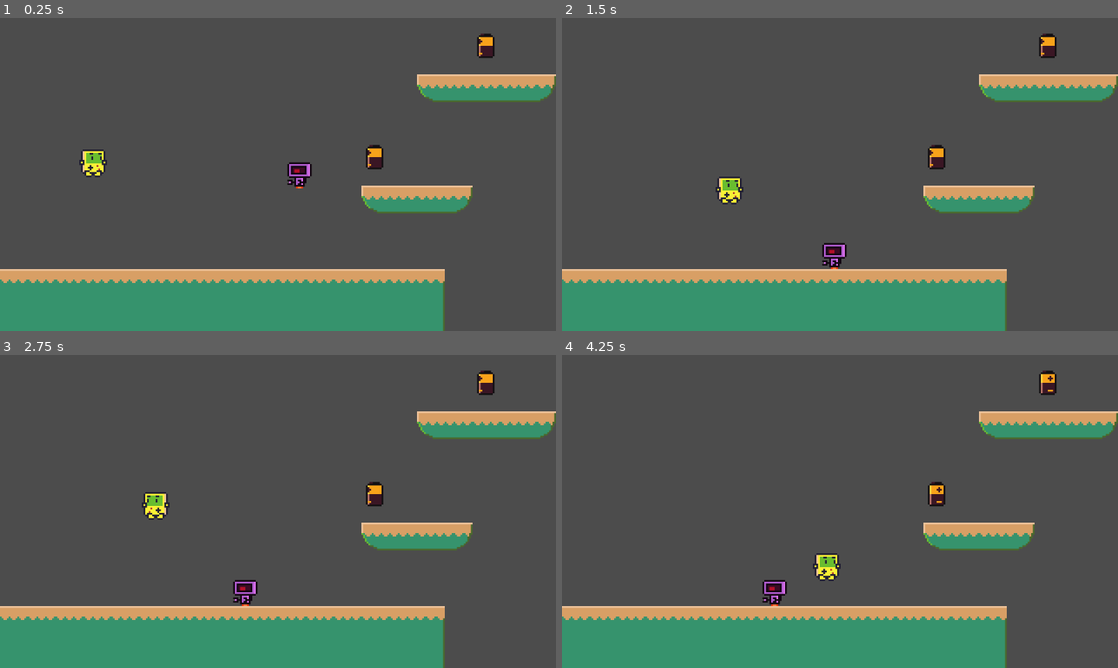
Above: before the commit, frames 1-4 (two rows, left to right).
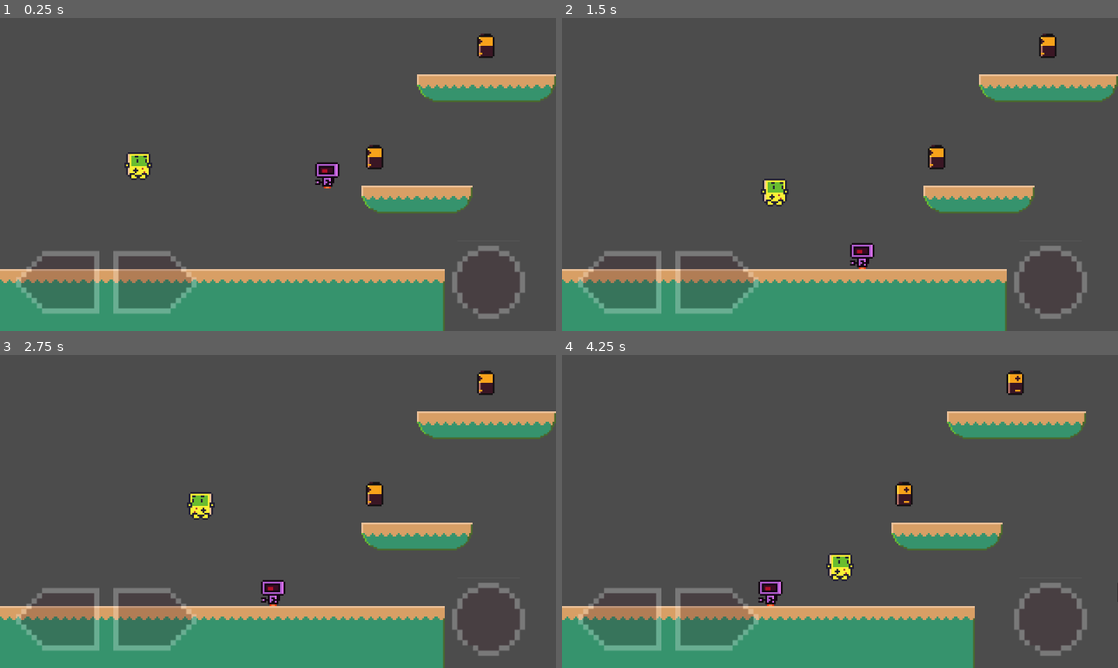
Above: after the commit, the same moments.

Repository: fuzhouch/colin-platformer-project
Game: Godot game, scene res://Level1.tscn
The game is run twice, just before and just after one commit, with the same random seed, the same clock (stepped at 60 frames per second) and the same inputs.
Inputs:
- Up to frame 1 (0.25 s): no input
- Up to frame 2 (1.5 s): hold Right (ui_right) from 0.53 s (still down); tap Up (ui_up) at 0.6, 0.77, 1.07, 1.35 s
- Up to frame 3 (2.75 s): tap Up (ui_up) at 1.52, 1.82, 2.1 s; release Right (ui_right) at 2.03 s; hold Left (ui_left) from 2.03 s (still down)
- Up to frame 4 (4.25 s): release Left (ui_left) at 2.78 s; hold Right (ui_right) from 2.78 s (still down); tap Up (ui_up) at 2.85, 3.02, 3.32, 3.6, 3.77, 4.07 s

The runs differ from the first frame. In frame 1, 6.0% of the frame differs, in the area x 2-95%, y 42-96%; in frame 2, 6.0%; in frame 3, 6.0%; in frame 4, 10%, in the area x 0-100%, y 4-100%.

Commit message:
[FIX] Fine tune touch input sensitivity.
How it work: Enlarge touch area detection area from (10,10) to (32,32),
which covers all input area.

Diff:
--- a/Level1.tscn
+++ b/Level1.tscn
@@ -90,7 +90,7 @@
 [node name="Enemies" type="Node2D" parent="."]
 
 [node name="Enemy1" parent="Enemies" instance=ExtResource( 4 )]
-position = Vector2( 704, 319 )
+position = Vector2( 768, 319 )
 __meta__ = {
 "_edit_group_": true
 }
@@ -109,7 +109,7 @@
 }
 
 [node name="Steve" parent="." instance=ExtResource( 2 )]
-position = Vector2( 216, 314 )
+position = Vector2( 320, 319 )
 
 [node name="Camera2D" type="Camera2D" parent="Steve"]
 position = Vector2( 0, -136 )
@@ -127,7 +127,7 @@
 [node name="HeadsUpDisplay" type="CanvasLayer" parent="."]
 
 [node name="TouchscreenJoypad" parent="HeadsUpDisplay" instance=ExtResource( 5 )]
-position = Vector2( 96, -64 )
+position = Vector2( 0, 0 )
 __meta__ = {
 "_edit_group_": true
 }
--- a/Level2.tscn
+++ b/Level2.tscn
@@ -1,7 +1,8 @@
-[gd_scene load_steps=7 format=2]
+[gd_scene load_steps=8 format=2]
 
 [ext_resource path="res://world.tres" type="TileSet" id=1]
 [ext_resource path="res://Steve.tscn" type="PackedScene" id=2]
+[ext_resource path="res://TouchscreenJoypad.tscn" type="PackedScene" id=3]
 
 [sub_resource type="RectangleShape2D" id=1]
 extents = Vector2( 96, 32.2697 )
@@ -73,5 +74,10 @@
 position = Vector2( 64, 32 )
 shape = SubResource( 4 )
 
+[node name="HeadsUpDisplay" type="CanvasLayer" parent="."]
+
+[node name="TouchscreenJoypad" parent="HeadsUpDisplay" instance=ExtResource( 3 )]
+position = Vector2( 0, 0 )
+
 [connection signal="body_entered" from="GameOverDetectArea2D" to="Steve" method="_on_GameOverDetectArea2D_body_entered"]
 [connection signal="body_entered" from="GameWinDetectArea2D" to="Steve" method="_on_GameWinDetectArea2D_body_entered"]
--- a/TouchscreenJoypad.tscn
+++ b/TouchscreenJoypad.tscn
@@ -2,6 +2,18 @@
 
 [ext_resource path="res://assets/joystick-0001.png" type="Texture" id=1]
 [ext_resource path="res://TouchscreenJoypad.gd" type="Script" id=2]
+
+[sub_resource type="AtlasTexture" id=2]
+flags = 4
+atlas = ExtResource( 1 )
+region = Rect2( 64, 0, 64, 64 )
+
+[sub_resource type="AtlasTexture" id=12]
+flags = 4
+atlas = ExtResource( 1 )
+region = Rect2( 320, 0, 64, 64 )
+
+[sub_resource type="RectangleShape2D" id=7]
 
 [sub_resource type="AtlasTexture" id=1]
 flags = 4
@@ -15,17 +27,18 @@
 
 [sub_resource type="RectangleShape2D" id=6]
 
-[sub_resource type="AtlasTexture" id=2]
+[sub_resource type="AtlasTexture" id=4]
 flags = 4
 atlas = ExtResource( 1 )
-region = Rect2( 64, 0, 64, 64 )
+region = Rect2( 192, 0, 64, 64 )
 
-[sub_resource type="AtlasTexture" id=12]
+[sub_resource type="AtlasTexture" id=14]
 flags = 4
 atlas = ExtResource( 1 )
-region = Rect2( 320, 0, 64, 64 )
+region = Rect2( 448, 0, 64, 64 )
 
-[sub_resource type="RectangleShape2D" id=7]
+[sub_resource type="RectangleShape2D" id=9]
+extents = Vector2( 32, 32 )
 
 [sub_resource type="AtlasTexture" id=3]
 flags = 4
@@ -38,18 +51,7 @@
 region = Rect2( 384, 0, 64, 64 )
 
 [sub_resource type="RectangleShape2D" id=8]
-
-[sub_resource type="AtlasTexture" id=4]
-flags = 4
-atlas = ExtResource( 1 )
-region = Rect2( 192, 0, 64, 64 )
-
-[sub_resource type="AtlasTexture" id=14]
-flags = 4
-atlas = ExtResource( 1 )
-region = Rect2( 448, 0, 64, 64 )
-
-[sub_resource type="RectangleShape2D" id=9]
+extents = Vector2( 32, 32 )
 
 [sub_resource type="AtlasTexture" id=5]
 flags = 4
@@ -62,6 +64,7 @@
 region = Rect2( 64, 64, 64, 64 )
 
 [sub_resource type="RectangleShape2D" id=10]
+extents = Vector2( 32, 32 )
 
 [node name="TouchscreenJoypad" type="Node2D"]
 modulate = Color( 1, 1, 1, 0.25098 )
@@ -70,41 +73,48 @@
 always_on_screen = true
 
 [node name="TouchScreenUp" type="TouchScreenButton" parent="."]
-position = Vector2( 158, 316 )
-scale = Vector2( 2.5, 2.5 )
+visible = false
+position = Vector2( 64, 448 )
+scale = Vector2( 3, 3 )
+normal = SubResource( 2 )
+pressed = SubResource( 12 )
+shape = SubResource( 7 )
+passby_press = true
+action = "ui_up"
+
+[node name="TouchScreenDown" type="TouchScreenButton" parent="."]
+visible = false
+position = Vector2( 64, 704 )
+scale = Vector2( 3, 3 )
 normal = SubResource( 1 )
 pressed = SubResource( 11 )
 shape = SubResource( 6 )
-action = "ui_up"
-
-[node name="TouchScreenDown" type="TouchScreenButton" parent="."]
-position = Vector2( 160, 640 )
-scale = Vector2( 2.5, 2.5 )
-normal = SubResource( 2 )
-pressed = SubResource( 12 )
-shape = SubResource( 7 )
+passby_press = true
 action = "ui_down"
 
+[node name="TouchScreenRight" type="TouchScreenButton" parent="."]
+position = Vector2( 261, 512 )
+scale = Vector2( 3, 3 )
+normal = SubResource( 4 )
+pressed = SubResource( 14 )
+shape = SubResource( 9 )
+passby_press = true
+action = "ui_right"
+
 [node name="TouchScreenLeft" type="TouchScreenButton" parent="."]
-position = Vector2( -5, 480 )
-scale = Vector2( 2.5, 2.5 )
+position = Vector2( 37, 512 )
+scale = Vector2( 3, 3 )
 normal = SubResource( 3 )
 pressed = SubResource( 13 )
 shape = SubResource( 8 )
+passby_press = true
 action = "ui_left"
 
-[node name="TouchScreenRight" type="TouchScreenButton" parent="."]
-position = Vector2( 330, 480 )
-scale = Vector2( 2.5, 2.5 )
-normal = SubResource( 4 )
-pressed = SubResource( 14 )
-shape = SubResource( 9 )
-action = "ui_right"
-
 [node name="TouchScreenJump" type="TouchScreenButton" parent="."]
-position = Vector2( 992, 480 )
-scale = Vector2( 2.5, 2.5 )
+position = Vector2( 1029, 512 )
+scale = Vector2( 3, 3 )
 normal = SubResource( 5 )
 pressed = SubResource( 15 )
 shape = SubResource( 10 )
+passby_press = true
 action = "ui_up"
--- a/project.godot
+++ b/project.godot
@@ -31,6 +31,10 @@
 
 common/drop_mouse_on_gui_input_disabled=true
 
+[input_devices]
+
+pointing/emulate_touch_from_mouse=true
+
 [layer_names]
 
 2d_physics/layer_1="player"
